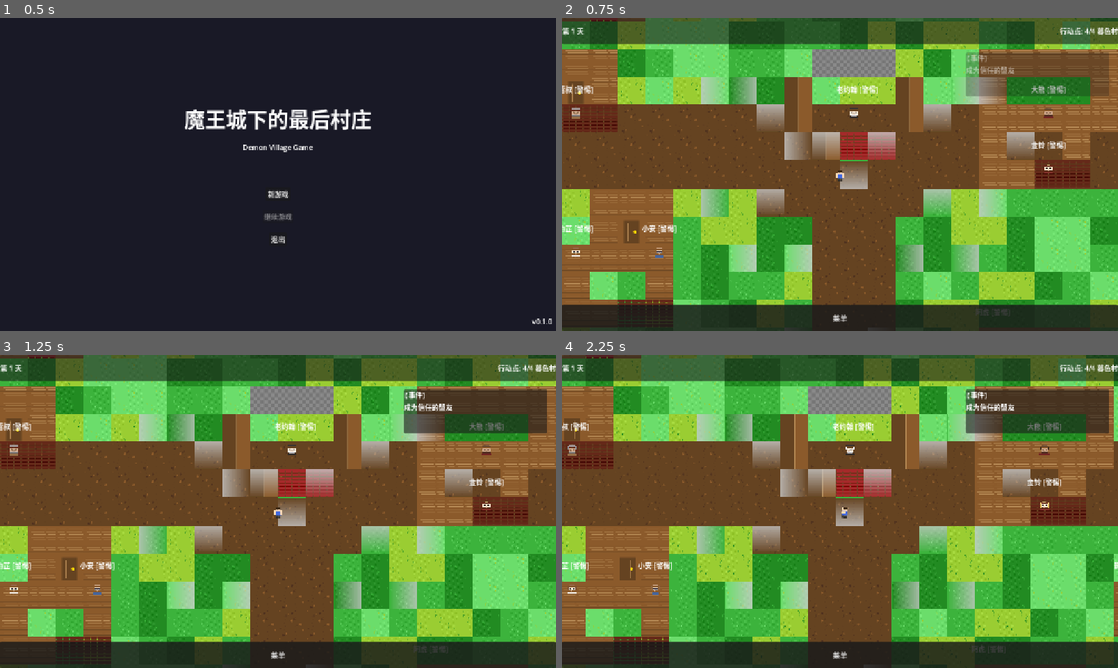
Above: before the commit, frames 1-4 (two rows, left to right).
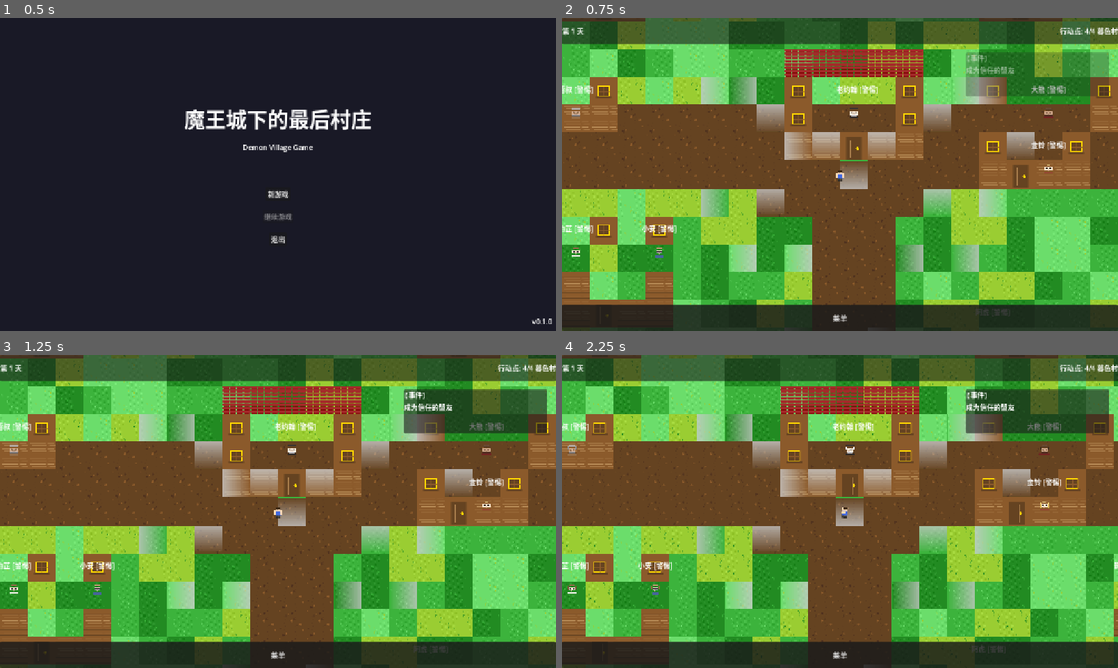
Above: after the commit, the same moments.

Repository: JCVBoss/demon_village_game
Game: Godot game, scene res://scenes/Main.tscn
Two runs of this game, one before a commit and one after it. Both use one fixed random seed, a clock stepped at 60 frames per second and the inputs below.
Inputs:
- Up to frame 1 (0.5 s): no input
- Up to frame 2 (0.75 s): click "新游戏" at 0.5 s
- Up to frame 3 (1.25 s): no input
- Up to frame 4 (2.25 s): click "菜单" at 1.25 s; tap Enter (ui_accept) at 2 s; hold D (move_right) from 2.03 s (still down); tap E (interact) at 2.1 s

Frame 1 is identical in both runs. In frame 2, 16% of the frame differs, in the area x 0-100%, y 0-92%; in frame 3, 16%; in frame 4, 16%.

Commit message:
fix: 根据实际瓦片内容调整建筑生成模板
buildings.png 实际布局：
- 行0: 4个木纹墙壁
- 行1: 红色瓦片、深色瓦片、带门、带窗户
- 行3: 平整屋顶、灰色地板

调整建筑生成逻辑：
- 顶行使用屋顶瓦片
- 底行中间使用门瓦片
- 中间行两侧使用窗户瓦片（大建筑）
- 内部使用地板瓦片

Co-Authored-By: Claude <noreply@anthropic.com>

Diff:
--- a/code/scripts/locations/Village.gd
+++ b/code/scripts/locations/Village.gd
@@ -228,9 +228,8 @@
 		return
 
 	# 建筑配置 (根据 village_map_config.json)
-	# 每个建筑包含: id, pos, size, style (决定使用的瓦片模板)
 	var buildings = [
-		{"id": "chenmo_hut", "pos": Vector2i(5, 5), "size": Vector2i(3, 2), "style": "small_hut"},
+		{"id": "chenmo_hut", "pos": Vector2i(5, 5), "size": Vector2i(3, 2), "style": "small"},
 		{"id": "abandoned_warehouse", "pos": Vector2i(20, 5), "size": Vector2i(3, 2), "style": "warehouse"},
 		{"id": "blacksmith", "pos": Vector2i(3, 8), "size": Vector2i(4, 3), "style": "workshop"},
 		{"id": "church", "pos": Vector2i(13, 8), "size": Vector2i(5, 4), "style": "church"},
@@ -238,98 +237,97 @@
 		{"id": "merchant", "pos": Vector2i(20, 10), "size": Vector2i(4, 3), "style": "shop"},
 		{"id": "school", "pos": Vector2i(6, 13), "size": Vector2i(3, 3), "style": "school"},
 		{"id": "baizhi_garden", "pos": Vector2i(5, 15), "size": Vector2i(4, 3), "style": "garden"},
-		{"id": "ying_home", "pos": Vector2i(25, 15), "size": Vector2i(3, 2), "style": "small_hut"},
+		{"id": "ying_home", "pos": Vector2i(25, 15), "size": Vector2i(3, 2), "style": "small"},
 		{"id": "guard_post", "pos": Vector2i(20, 18), "size": Vector2i(4, 3), "style": "military"}
 	]
 
-	# 瓦片模板定义 - 基于建筑的不同部分
-	# buildings.png 是 4x4 atlas (256x256px, 每瓦片64x64)
-	# 假设布局：
-	# Row 0 (y=0): 基础墙壁/屋顶样式 (不同建筑风格)
-	# Row 1 (y=1): 门、窗户、细节
-	# Row 2 (y=2): 特殊装饰/损坏样式
-	# Row 3 (y=3): 填充/地板样式
+	# 瓦片模板定义 - 基于 buildings.png 实际布局
+	# 行0 (y=0): 木纹墙壁 (0,0), (1,0), (2,0), (3,0)
+	# 行1 (y=1): (0,1)红色瓦片, (1,1)深色瓦片, (2,1)带门, (3,1)带窗户
+	# 行2 (y=2): 其他装饰
+	# 行3 (y=3): (0,3)平整屋顶, (1,3)灰色地板
 
 	var tile_templates = {
-		# 小屋样式 - 使用瓦片行 0
-		"small_hut": {
-			"wall": Vector2i(0, 0),      # 墙壁基础
-			"roof": Vector2i(1, 0),      # 屋顶
-			"door": Vector2i(0, 1),      # 门
-			"fill": Vector2i(2, 3),      # 内部填充
-			"corner": Vector2i(2, 0)     # 角落
-		},
-		# 工坊样式 (铁匠铺) - 使用瓦片行 1
+		# 通用建筑模板
+		"default": {
+			"wall": Vector2i(0, 0),       # 木纹墙壁
+			"wall_alt": Vector2i(1, 0),   # 墙壁变体
+			"door": Vector2i(2, 1),       # 带门
+			"window": Vector2i(3, 1),     # 带窗户
+			"roof": Vector2i(0, 3),       # 平整屋顶
+			"floor": Vector2i(1, 3),      # 灰色地板
+			"accent": Vector2i(0, 1),     # 红色瓦片装饰
+		},
+		# 小型建筑 (陈默小屋、影的住所)
+		"small": {
+			"wall": Vector2i(0, 0),
+			"roof": Vector2i(0, 3),
+			"door": Vector2i(2, 1),
+			"floor": Vector2i(1, 3),
+		},
+		# 仓库 (废弃仓库 - 可能有点破旧)
+		"warehouse": {
+			"wall": Vector2i(1, 0),
+			"roof": Vector2i(0, 3),
+			"door": Vector2i(2, 1),
+			"floor": Vector2i(1, 3),
+		},
+		# 工坊 (铁匠铺)
 		"workshop": {
 			"wall": Vector2i(0, 0),
-			"roof": Vector2i(1, 0),
-			"door": Vector2i(1, 1),      # 工坊门
-			"window": Vector2i(2, 1),    # 窗户
-			"fill": Vector2i(3, 3),
-			"corner": Vector2i(3, 0)
-		},
-		# 教堂样式 - 使用瓦片行 2
+			"roof": Vector2i(0, 3),
+			"door": Vector2i(2, 1),
+			"window": Vector2i(3, 1),
+			"floor": Vector2i(1, 3),
+			"accent": Vector2i(0, 1),     # 红色装饰
+		},
+		# 教堂 - 使用红色瓦片作为特色
 		"church": {
-			"wall": Vector2i(0, 2),
-			"roof": Vector2i(1, 2),
-			"door": Vector2i(0, 1),
-			"steeple": Vector2i(2, 2),   # 尖塔
-			"fill": Vector2i(3, 3),
-			"corner": Vector2i(3, 2)
-		},
-		# 酒馆样式
+			"wall": Vector2i(0, 0),
+			"roof": Vector2i(0, 1),       # 红色瓦片屋顶
+			"door": Vector2i(2, 1),
+			"window": Vector2i(3, 1),
+			"floor": Vector2i(1, 3),
+		},
+		# 酒馆
 		"tavern": {
 			"wall": Vector2i(0, 0),
-			"roof": Vector2i(1, 0),
-			"door": Vector2i(1, 1),
-			"sign": Vector2i(2, 2),      # 酒馆招牌
-			"fill": Vector2i(3, 3),
-			"corner": Vector2i(2, 0)
-		},
-		# 商店样式
+			"roof": Vector2i(0, 3),
+			"door": Vector2i(2, 1),
+			"window": Vector2i(3, 1),
+			"floor": Vector2i(1, 3),
+			"accent": Vector2i(1, 1),     # 深色瓦片装饰
+		},
+		# 商店 (商人行会)
 		"shop": {
 			"wall": Vector2i(0, 0),
-			"roof": Vector2i(2, 0),
-			"door": Vector2i(1, 1),
-			"counter": Vector2i(3, 1),   #柜台
-			"fill": Vector2i(3, 3),
-			"corner": Vector2i(3, 0)
-		},
-		# 学校样式
+			"roof": Vector2i(0, 3),
+			"door": Vector2i(2, 1),
+			"window": Vector2i(3, 1),
+			"floor": Vector2i(1, 3),
+		},
+		# 学校
 		"school": {
 			"wall": Vector2i(0, 0),
-			"roof": Vector2i(2, 0),
-			"door": Vector2i(0, 1),
-			"window": Vector2i(2, 1),
-			"fill": Vector2i(3, 3),
-			"corner": Vector2i(3, 0)
-		},
-		# 药园样式
+			"roof": Vector2i(0, 3),
+			"door": Vector2i(2, 1),
+			"window": Vector2i(3, 1),
+			"floor": Vector2i(1, 3),
+		},
+		# 药园
 		"garden": {
 			"wall": Vector2i(0, 0),
-			"roof": Vector2i(2, 0),
-			"door": Vector2i(1, 1),
-			"plants": Vector2i(0, 3),    # 植物
-			"fill": Vector2i(1, 3),      # 草地填充
-			"corner": Vector2i(3, 0)
-		},
-		# 军事建筑样式
+			"roof": Vector2i(0, 3),
+			"door": Vector2i(2, 1),
+			"floor": Vector2i(1, 3),
+			"accent": Vector2i(1, 1),     # 深色作为围栏
+		},
+		# 军事建筑 (守卫营房)
 		"military": {
-			"wall": Vector2i(0, 0),
-			"roof": Vector2i(3, 0),
-			"door": Vector2i(2, 1),
-			"flag": Vector2i(3, 2),      #旗帜
-			"fill": Vector2i(3, 3),
-			"corner": Vector2i(3, 0)
-		},
-		# 仓库样式
-		"warehouse": {
-			"wall": Vector2i(0, 2),
-			"roof": Vector2i(1, 2),
-			"door": Vector2i(2, 2),      # 仓库门(可能有锁)
-			"fill": Vector2i(2, 3),
-			"corner": Vector2i(3, 2),
-			"damaged": Vector2i(0, 3)    # 损坏部分
+			"wall": Vector2i(1, 0),
+			"roof": Vector2i(0, 3),
+			"door": Vector2i(2, 1),
+			"floor": Vector2i(1, 3),
 		}
 	}
 
@@ -338,55 +336,55 @@
 		var pos = building["pos"]
 		var size = building["size"]
 		var style = building["style"]
-		var template = tile_templates.get(style, tile_templates["small_hut"])
+		var template = tile_templates.get(style, tile_templates["default"])
 
 		_draw_building_with_template(pos, size, template, building["id"])
 
 	print("[Village] 建筑层生成完成 (%d 栋建筑)" % buildings.size())
 
 
-func _draw_building_with_template(pos: Vector2i, size: Vector2i, template: Dictionary, building_id: String) -> void:
-	"""使用瓦片模板绘制建筑"""
+func _draw_building_with_template(pos: Vector2i, size: Vector2i, template: Dictionary, _building_id: String) -> void:
+	"""使用瓦片模板绘制建筑 - 区分屋顶、墙壁、门、窗户"""
 	var width = size.x
 	var height = size.y
 
-	# 绘制建筑的各个部分
 	for x in range(width):
 		for y in range(height):
 			var tile_pos = Vector2i(pos.x + x, pos.y + y)
 			var tile_atlas: Vector2i
 
-			# 根据位置决定使用哪个瓦片
-			# 顶行 - 屋顶
+			# 顶行 =屋顶
 			if y == 0:
-				if x == 0 or x == width - 1:
-					tile_atlas = template.get("corner", template["roof"])
+				tile_atlas = template.get("roof", Vector2i(0, 3))
+
+			# 底行 =门位置
+			elif y == height - 1:
+				var door_x = width / 2
+				if width % 2 == 0:
+					door_x = width / 2 - 1  # 偏左的门位置
+
+				if x == door_x:
+					tile_atlas = template.get("door", Vector2i(2, 1))
 				else:
-					tile_atlas = template["roof"]
-			# 底行 - 有门的位置
-			elif y == height - 1:
-				var door_x = width / 2  # 门在底部中间
-				if x == door_x or (width > 3 and x == door_x + 1):
-					tile_atlas = template.get("door", template["wall"])
-				elif x == 0 or x == width - 1:
-					tile_atlas = template.get("corner", template["wall"])
+					tile_atlas = template.get("wall", Vector2i(0, 0))
+
+			# 中间行 = 墙壁和窗户
+			else:
+				# 如果建筑宽度足够，在中间行添加窗户
+				var has_window = template.has("window") and width >= 3
+
+				if has_window:
+					# 窗户在两侧（避开中间）
+					if x == 0 or x == width - 1:
+						tile_atlas = template.get("window", Vector2i(3, 1))
+					else:
+						tile_atlas = template.get("floor", Vector2i(1, 3))
 				else:
-					tile_atlas = template["wall"]
-			# 中间行 - 墙壁和窗户
-			else:
-				# 添加窗户（如果模板有窗户且建筑足够大）
-				if template.has("window") and width > 2 and y == 1:
-					var window_x = 1 if x == 1 else (width - 2 if x == width - 2 else -1)
-					if x == window_x:
-						tile_atlas = template["window"]
-					elif x == 0 or x == width - 1:
-						tile_atlas = template["wall"]
+					# 没有窗户，使用墙壁或地板
+					if x == 0 or x == width - 1:
+						tile_atlas = template.get("wall", Vector2i(0, 0))
 					else:
-						tile_atlas = template.get("fill", template["wall"])
-				elif x == 0 or x == width - 1:
-					tile_atlas = template["wall"]
-				else:
-					tile_atlas = template.get("fill", template["wall"])
+						tile_atlas = template.get("floor", Vector2i(1, 3))
 
 			buildings_layer.set_cell(tile_pos, SOURCE_BUILDINGS, tile_atlas)
 
